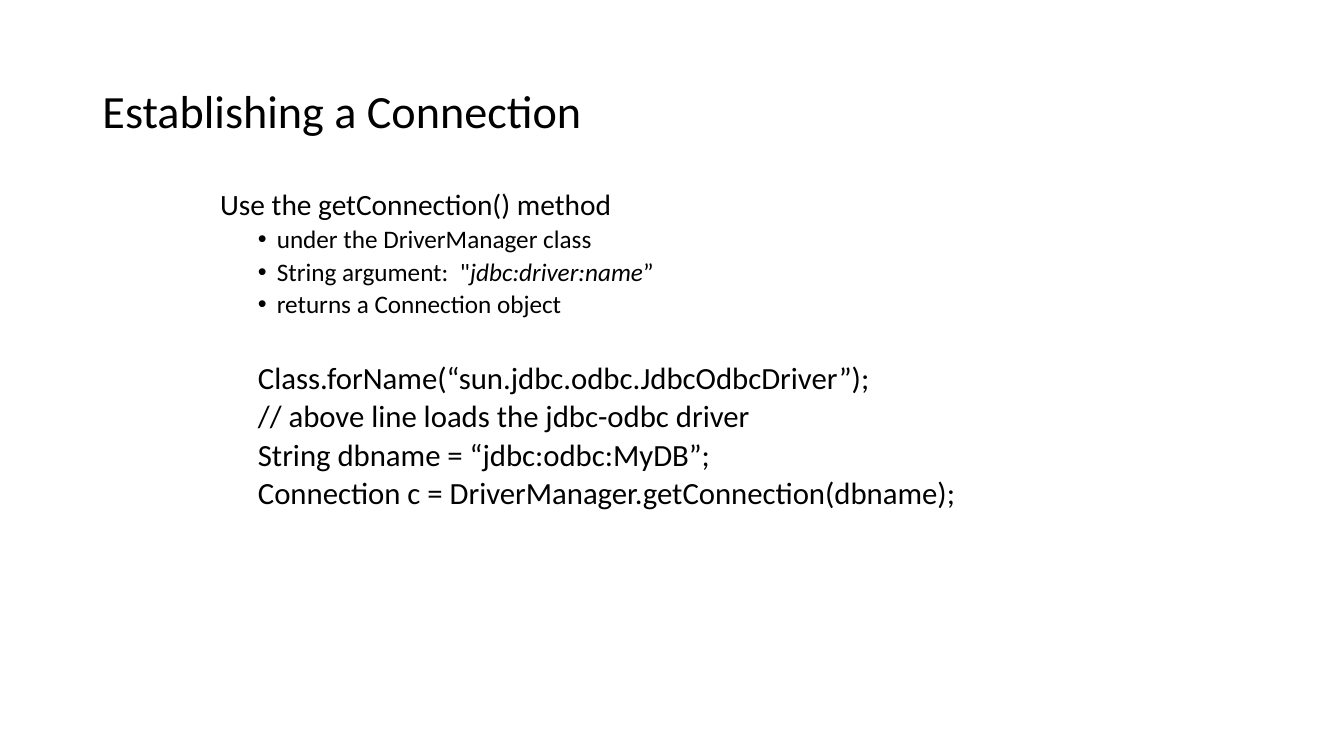
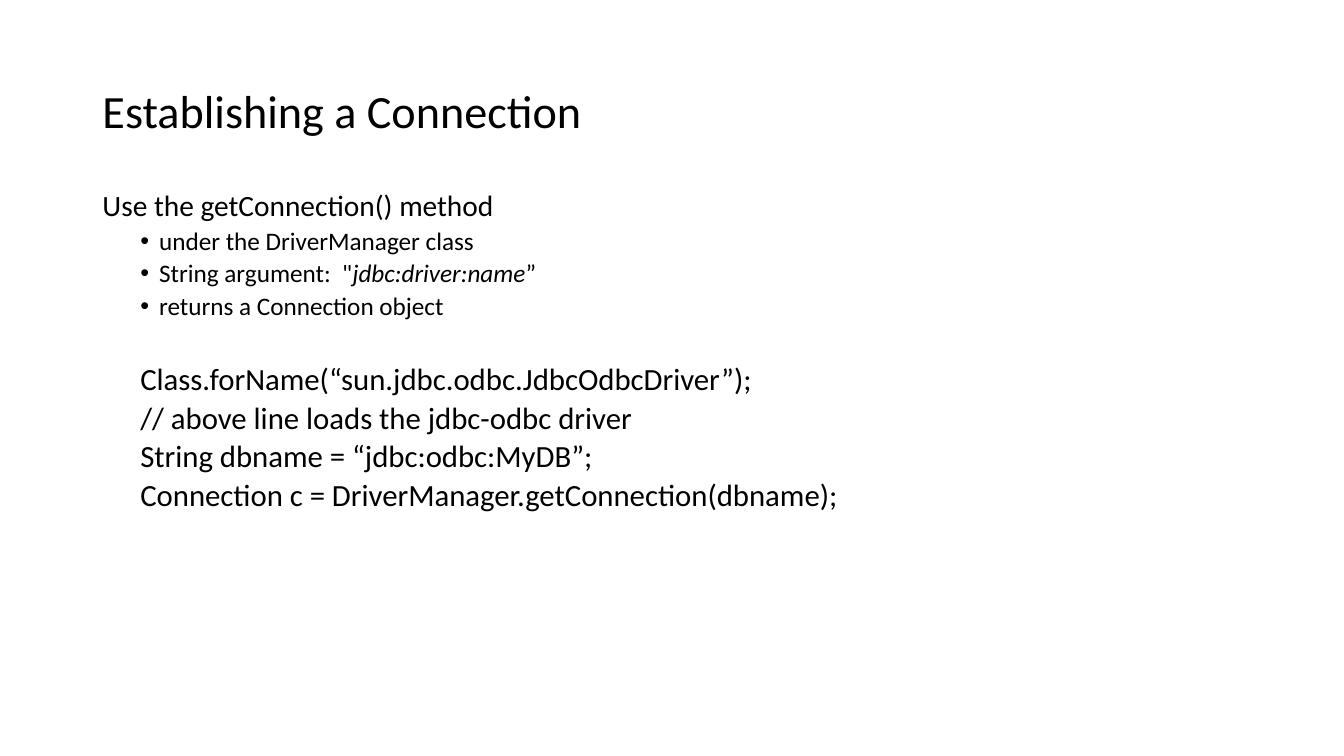
Before and after one commit to isp-cluj/fms-jdbc-demo, a slide deck: slide 8 of docs/Java - Working with databases using JDBC.pptx (slide 5 before the commit). Drawn at 1344x756 pixels with LibreOffice and Linux fonts; fonts in the diff are those of the drawing. Boxes give left, top, right and bottom in pixels: in the first picture for what was removed or moved away, otherwise in the second. Text is boxed around its words. In the diff, an @@ line names an element or a change of style, - is before the commit and + after.

```diff
--- a/docs/Java - Working with databases using JDBC.pptx
+++ b/docs/Java - Working with databases using JDBC.pptx
@@ text "Use the getConnection() method": place and size @@
-text "Use the getConnection() method" at bbox=[220, 193, 955, 510]
+text "Use the getConnection() method" at bbox=[102, 194, 837, 512]
```
Also in this commit, not shown: 1 other slide changed, 3 slides added, 4 other files.
